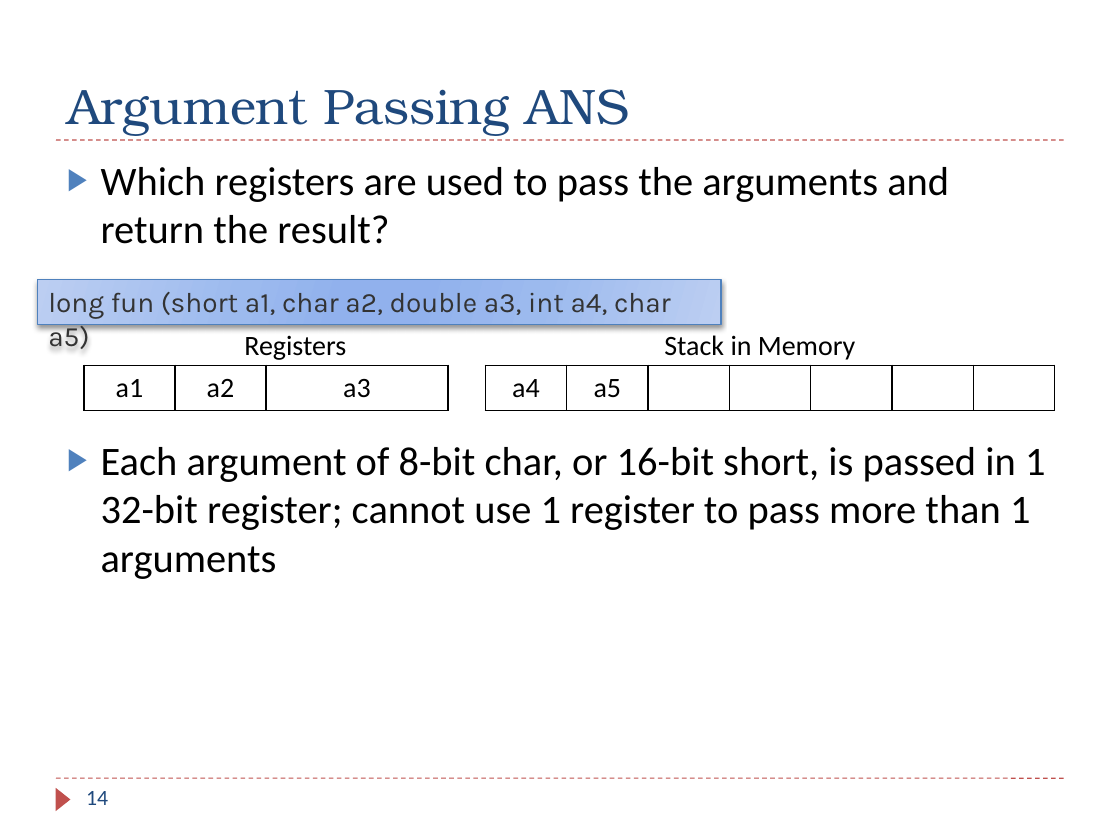
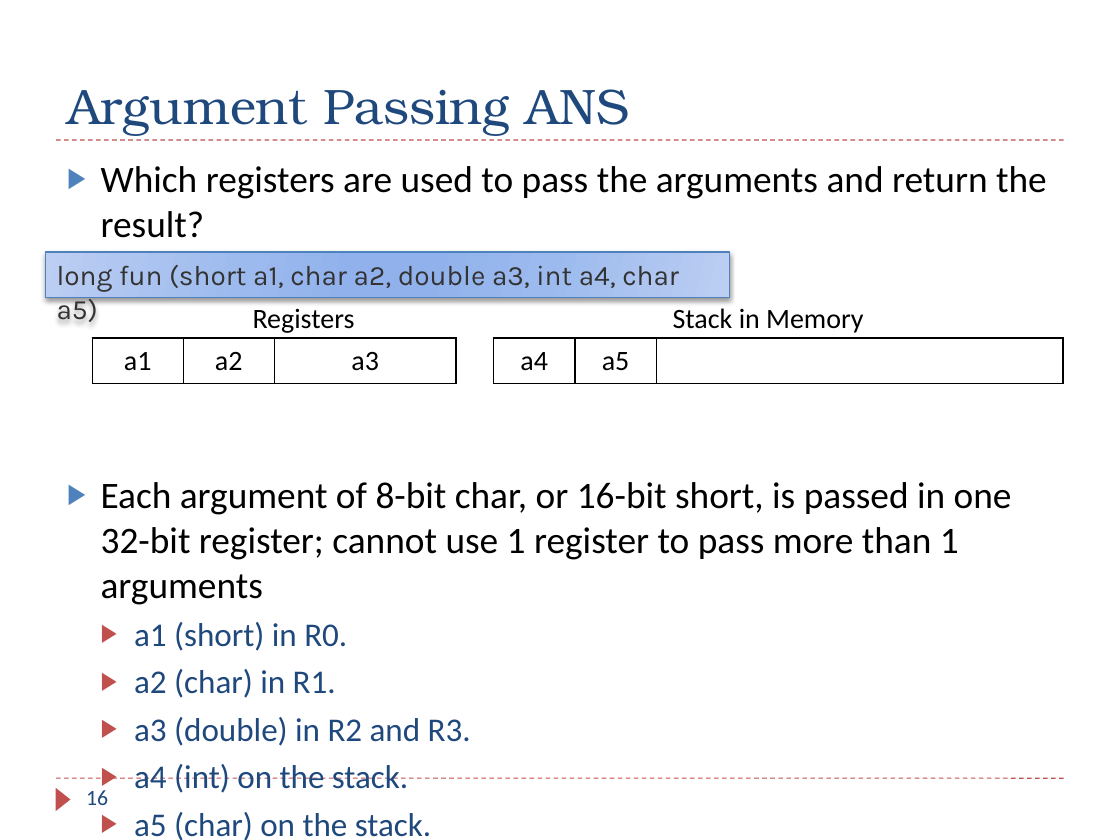
Before and after one commit to guhofstra/CSC111Fa25, a slide deck: slide 16 of PPTs/Ch8_ARM_Subroutines_Exercises ANS.pptx (slide 14 before the commit). Drawn at 1120x840 pixels with LibreOffice and Linux fonts; fonts in the diff are those of the drawing. Boxes give left, top, right and bottom in pixels: in the first picture for what was removed or moved away, otherwise in the second. Text is boxed around its words. In the diff, an @@ line names an element or a change of style, - is before the commit and + after.

```diff
--- a/PPTs/Ch8_ARM_Subroutines_Exercises ANS.pptx
+++ b/PPTs/Ch8_ARM_Subroutines_Exercises ANS.pptx
@@ text at (101, 166, 1047, 238): size 26 to 24.1 pt in "Which registers are used to pass the ..." @@
@@ 2 tables, 2 texts, 1 rectangle: place and size @@
-2 tables, 2 texts, 1 rectangle at (37, 279, 1057, 411)
+2 tables, 2 texts, 1 rectangle at (46, 252, 1064, 384)
@@ table at (494, 338, 1064, 384) @@
-column 4: 
-column 5: 
-column 6: 
-column 7: 
@@ text at (101, 482, 1012, 840): text changed; size 26 to 24.1 pt @@
-▶ Each argument of 8-bit char, or 16-bit short, is passed in 1 32-bit register; cannot use 1 register to pass more than 1 arguments
+▶ Each argument of 8-bit char, or 16-bit short, is passed in one 32-bit register; cannot use 1 register to pass more than 1 arguments
+  ▶ a1 (short) in R0.
+  ▶ a2 (char) in R1.
+  ▶ a3 (double) in R2 and R3.
+  ▶ a4 (int) on the stack.
+  ▶ a5 (char) on the stack.
@@ page number at (86, 790, 108, 805): text changed @@
-14
+16
```
Also in this commit, not shown: 5 other slides changed, 3 slides added, 4 other files.
